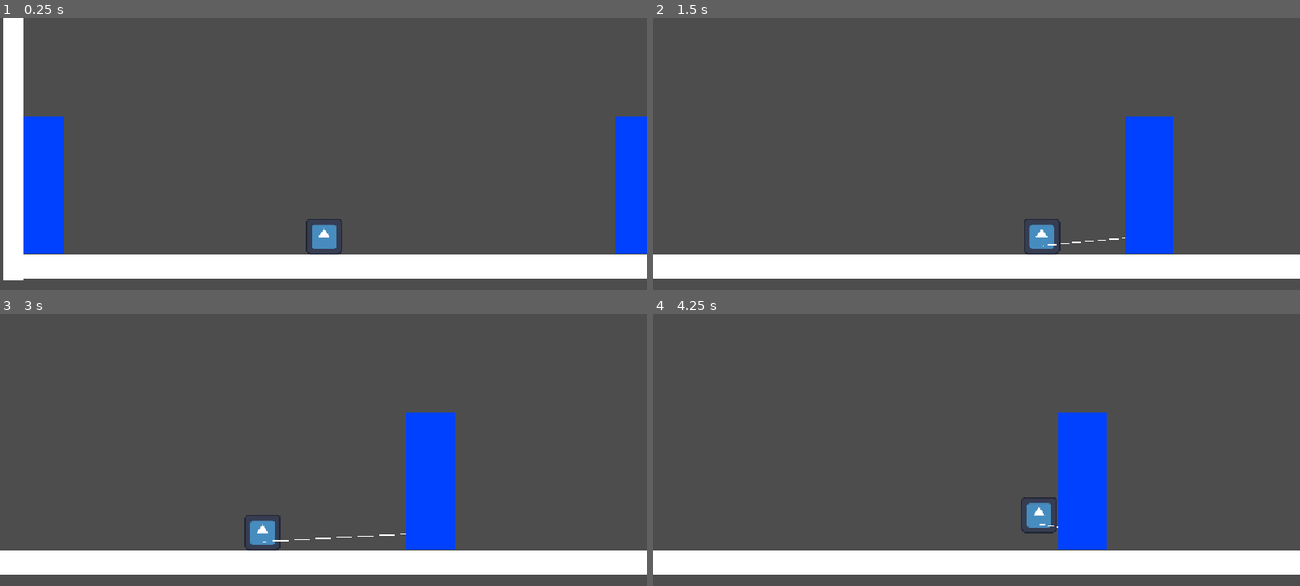
Above: before the commit, frames 1-4 (two rows, left to right).
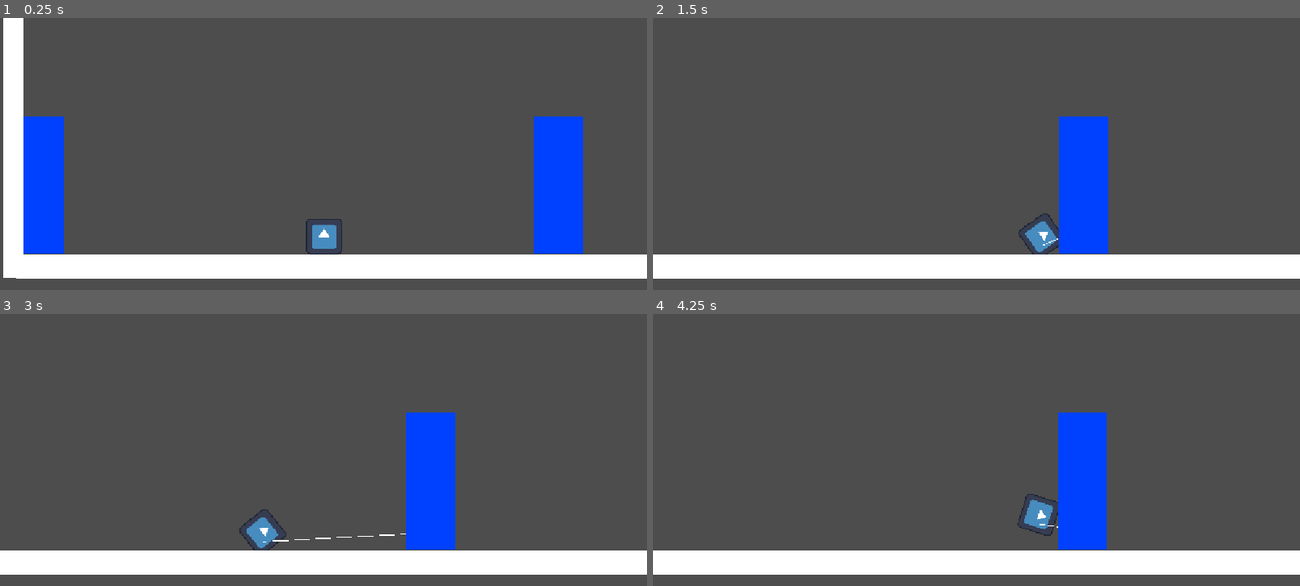
Above: after the commit, the same moments.

Repository: KaileyCo/SpiderKing
Game: Godot game, scene res://scenes/scene_one.tscn
The game is run twice, just before and just after one commit, with the same random seed, the same clock (stepped at 60 frames per second) and the same inputs. The project has no main scene, so this scene is started directly. The engine's default icon, where the game draws it, is replaced by a stand-in: a white triangle on a blue panel in a dark square.
Inputs:
- Up to frame 1 (0.25 s): no input
- Up to frame 2 (1.5 s): tap Enter at 0.5 s; hold D (move_right) from 0.53 s (still down); tap Alt (grapple) at 0.6 s; tap Space (jump) at 0.77 s; tap Ctrl (grapple2) at 0.8, 1.35 s
- Up to frame 3 (3 s): tap Space (jump) at 1.52 s; tap Alt (grapple) at 1.55, 2.1 s; release D (move_right) at 2.03 s; hold A (move_left) 2.03-2.78 s; tap Ctrl (grapple2) at 2.3, 2.85 s; hold D (move_right) from 2.78 s (still down)
- Up to frame 4 (4.25 s): keep holding D (move_right); tap Space (jump) at 3.02, 3.77 s; tap Alt (grapple) at 3.05 s; tap Shift (shift) at 3.6 s; tap Ctrl (grapple2) at 3.8 s

The runs differ from the first frame. In frame 1, 6.3% of the frame differs, in the area x 0-100%, y 36-97%; in frame 2, 7.9%, in the area x 56-81%, y 36-87%; in frame 3, 0.3%; in frame 4, 0.3%.

Commit message:
Stuff and things (Also toby fox)

Diff:
--- a/Gonzalo - Godot Movement Test/player/player_2d.gd
+++ b/Gonzalo - Godot Movement Test/player/player_2d.gd
@@ -103,6 +103,7 @@
 		handle_grapple_pull() # If being pulled by grapple
 	elif grapple_state == GrappleState.SWINGING:
 		handle_grapple_swing(direction, delta) # If swing via grapple
+		update_swing_rotation(delta)
 	elif dash_time_remaining > 0:
 		handle_dash(delta) # If dashing
 	else:
@@ -160,7 +161,7 @@
 	afterimage_time_remaining -= delta
 
 	velocity.x = dash_direction * DASH_SPEED # Dash speed
-	velocity.y = 0.0
+	velocity.y = 0.0 # Not falling or rising
 	if afterimage_time_remaining <= 0:
 		create_afterimage()
 		afterimage_time_remaining = AFTERIMAGE_INTERVAL
@@ -187,6 +188,7 @@
 			air_dash_available = true
 
 	# Normal horizontal movement briefly disabled after a wall jump.
+	# Creates that "bounce" off the wall
 	if wall_jump_control_time <= 0:
 		if direction != 0:
 			var target_velocity := direction * SPEED
@@ -227,6 +229,7 @@
 		air_dash_available = false
 
 func try_start_grapple(should_pull: bool) -> void:
+	# Gets direction based on movement inputs
 	var aim_direction := Input.get_vector(
 		"move_left",
 		"move_right",
@@ -306,6 +309,9 @@
 	grapple_state = GrappleState.IDLE
 	grapple_rope.hide()
 
+	# Character sprite no longer rotated
+	animated_sprite.rotation = 0.0
+
 	if not preserve_velocity:
 		velocity = Vector2.ZERO
 
@@ -346,3 +352,21 @@
 		velocity -= radial_direction * radial_velocity
 
 	velocity = velocity.limit_length(SWING_MAX_SPEED)
+
+func update_swing_rotation(delta: float) -> void:
+	# Get direction from player to grapple
+	var direction_to_hook := (
+		grapple_hit_point
+		- grapple_origin.global_position
+	).normalized()
+
+	# angle() treats right as zero degrees.
+	# Adding PI / 2 keeps an upright sprite upright when the hook is above it.
+	var target_rotation := direction_to_hook.angle() + PI / 2.0
+
+	# Rotate toward the rope's angle.
+	animated_sprite.rotation = lerp_angle(
+		animated_sprite.rotation,
+		target_rotation,
+		12.0 * delta
+	)
--- a/Gonzalo - Godot Movement Test/scenes/scene_one.tscn
+++ b/Gonzalo - Godot Movement Test/scenes/scene_one.tscn
@@ -1,6 +1,7 @@
 [gd_scene format=3 uid="uid://bb2m7bb24i48y"]
 
 [ext_resource type="PackedScene" uid="uid://dle8bmk2ftx0e" path="res://player/player_2d.tscn" id="1_11pc1"]
+[ext_resource type="AudioStream" uid="uid://c5yb72ufw3txt" path="res://audio/Spider Dance - Toby Fox.ogg" id="2_lafl4"]
 
 [sub_resource type="CanvasItemMaterial" id="CanvasItemMaterial_11pc1"]
 
@@ -32,92 +33,116 @@
 position = Vector2(298, 390)
 scale = Vector2(0.5, 0.5)
 
-[node name="Floor" type="StaticBody2D" parent="." unique_id=1084042524]
+[node name="AudioStreamPlayer" type="AudioStreamPlayer" parent="." unique_id=141199382]
+stream = ExtResource("2_lafl4")
+volume_db = 2.69
+autoplay = true
+
+[node name="Node2D" type="Node2D" parent="." unique_id=695922556]
+
+[node name="Floor" type="StaticBody2D" parent="Node2D" unique_id=1084042524]
 material = SubResource("CanvasItemMaterial_11pc1")
 
-[node name="CollisionShape2D" type="CollisionShape2D" parent="Floor" unique_id=854646081]
+[node name="CollisionShape2D" type="CollisionShape2D" parent="Node2D/Floor" unique_id=854646081]
 material = SubResource("CanvasItemMaterial_lafl4")
 position = Vector2(1276.25, 628)
 shape = SubResource("RectangleShape2D_cf7qs")
 
-[node name="Sprite2D" type="Sprite2D" parent="Floor" unique_id=1913766332]
+[node name="Sprite2D" type="Sprite2D" parent="Node2D/Floor" unique_id=1913766332]
 position = Vector2(1274.5488, 626.93256)
 scale = Vector2(-2552.7007, 44.26843)
 texture = SubResource("CanvasTexture_0tnrl")
 
-[node name="Roof" type="StaticBody2D" parent="." unique_id=105670485]
+[node name="Roof" type="StaticBody2D" parent="Node2D" unique_id=105670485]
 material = SubResource("CanvasItemMaterial_11pc1")
-position = Vector2(5, -614)
+position = Vector2(5, -3200)
 
-[node name="CollisionShape2D" type="CollisionShape2D" parent="Roof" unique_id=1239300406]
+[node name="CollisionShape2D" type="CollisionShape2D" parent="Node2D/Roof" unique_id=1239300406]
 material = SubResource("CanvasItemMaterial_lafl4")
 position = Vector2(1276.25, 628)
 shape = SubResource("RectangleShape2D_cf7qs")
 
-[node name="Sprite2D" type="Sprite2D" parent="Roof" unique_id=648717556]
+[node name="Sprite2D" type="Sprite2D" parent="Node2D/Roof" unique_id=648717556]
 position = Vector2(1274.5488, 626.93256)
 scale = Vector2(-2552.7007, 44.26843)
 texture = SubResource("CanvasTexture_0tnrl")
 
-[node name="Wall" type="StaticBody2D" parent="." unique_id=488922243]
+[node name="Wall" type="StaticBody2D" parent="Node2D" unique_id=488922243]
 position = Vector2(-4, 359)
 
-[node name="CollisionShape2D" type="CollisionShape2D" parent="Wall" unique_id=1039367031]
+[node name="CollisionShape2D" type="CollisionShape2D" parent="Node2D/Wall" unique_id=1039367031]
 position = Vector2(45.5, 122)
 shape = SubResource("RectangleShape2D_0tnrl")
 
-[node name="Sprite2D" type="Sprite2D" parent="Wall" unique_id=1666306799]
+[node name="Sprite2D" type="Sprite2D" parent="Node2D/Wall" unique_id=1666306799]
 modulate = Color(0, 0.25490198, 1, 1)
 position = Vector2(44.75, 121.74999)
 scale = Vector2(86.5, 244.49998)
 texture = SubResource("CanvasTexture_cf7qs")
 
-[node name="Wall2" type="StaticBody2D" parent="." unique_id=2083230485]
-position = Vector2(1064, 359)
+[node name="Roof2" type="StaticBody2D" parent="Node2D" unique_id=1759640720]
+material = SubResource("CanvasItemMaterial_11pc1")
+position = Vector2(-41, -568)
+scale = Vector2(0.5, 1)
 
-[node name="CollisionShape2D" type="CollisionShape2D" parent="Wall2" unique_id=1545308681]
+[node name="CollisionShape2D" type="CollisionShape2D" parent="Node2D/Roof2" unique_id=203006700]
+material = SubResource("CanvasItemMaterial_lafl4")
+position = Vector2(1276.25, 628)
+shape = SubResource("RectangleShape2D_cf7qs")
+
+[node name="Sprite2D" type="Sprite2D" parent="Node2D/Roof2" unique_id=1618555235]
+position = Vector2(1274.5488, 626.93256)
+scale = Vector2(-2552.7007, 44.26843)
+texture = SubResource("CanvasTexture_0tnrl")
+
+[node name="Border" type="StaticBody2D" parent="Node2D" unique_id=249138189]
+position = Vector2(18, 670)
+scale = Vector2(1, -5)
+
+[node name="CollisionShape2D" type="CollisionShape2D" parent="Node2D/Border" unique_id=1219733507]
+position = Vector2(-24, 326.25)
+shape = SubResource("RectangleShape2D_cop04")
+
+[node name="Sprite2D" type="Sprite2D" parent="Node2D/Border" unique_id=1218593799]
+position = Vector2(-23.846598, 326.8093)
+scale = Vector2(-36.42653, 644.3518)
+texture = SubResource("CanvasTexture_cop04")
+
+[node name="Wall2" type="StaticBody2D" parent="Node2D" unique_id=2083230485]
+position = Vector2(920, 359)
+
+[node name="CollisionShape2D" type="CollisionShape2D" parent="Node2D/Wall2" unique_id=1545308681]
 position = Vector2(45.5, 122)
 shape = SubResource("RectangleShape2D_0tnrl")
 
-[node name="Sprite2D" type="Sprite2D" parent="Wall2" unique_id=560255884]
+[node name="Sprite2D" type="Sprite2D" parent="Node2D/Wall2" unique_id=560255884]
 modulate = Color(0, 0.25490198, 1, 1)
 position = Vector2(44.75, 121.74999)
 scale = Vector2(86.5, 244.49998)
 texture = SubResource("CanvasTexture_cf7qs")
 
-[node name="Border" type="StaticBody2D" parent="." unique_id=249138189]
-position = Vector2(18, 1)
-
-[node name="CollisionShape2D" type="CollisionShape2D" parent="Border" unique_id=1219733507]
-position = Vector2(-24, 326.25)
-shape = SubResource("RectangleShape2D_cop04")
-
-[node name="Sprite2D" type="Sprite2D" parent="Border" unique_id=1218593799]
-position = Vector2(-23.846598, 326.8093)
-scale = Vector2(-36.42653, 644.3518)
-texture = SubResource("CanvasTexture_cop04")
-
-[node name="Border2" type="StaticBody2D" parent="." unique_id=1622345134]
-position = Vector2(2590, 1)
-
-[node name="CollisionShape2D" type="CollisionShape2D" parent="Border2" unique_id=1152144230]
-position = Vector2(-24, 326.25)
-shape = SubResource("RectangleShape2D_cop04")
-
-[node name="Sprite2D" type="Sprite2D" parent="Border2" unique_id=241099368]
-position = Vector2(-23.846598, 326.8093)
-scale = Vector2(-36.42653, 644.3518)
-texture = SubResource("CanvasTexture_cop04")
-
-[node name="Block" type="StaticBody2D" parent="." unique_id=935149311]
+[node name="Block" type="StaticBody2D" parent="Node2D" unique_id=935149311]
 position = Vector2(1700, 320)
 scale = Vector2(2, 2)
 
-[node name="Sprite2D" type="Sprite2D" parent="Block" unique_id=1884919264]
+[node name="Sprite2D" type="Sprite2D" parent="Node2D/Block" unique_id=1884919264]
 modulate = Color(0, 0, 1, 1)
 position = Vector2(-1.9073486e-06, -1.9073486e-06)
 scale = Vector2(20.000004, 20.000004)
 texture = SubResource("CanvasTexture_owx78")
 
-[node name="CollisionShape2D" type="CollisionShape2D" parent="Block" unique_id=9686884]
+[node name="CollisionShape2D" type="CollisionShape2D" parent="Node2D/Block" unique_id=9686884]
 shape = SubResource("RectangleShape2D_x0ysr")
+
+[node name="Border2" type="StaticBody2D" parent="Node2D" unique_id=1622345134]
+position = Vector2(2590, 670)
+scale = Vector2(1, -5)
+
+[node name="CollisionShape2D" type="CollisionShape2D" parent="Node2D/Border2" unique_id=1152144230]
+position = Vector2(-24, 326.25)
+shape = SubResource("RectangleShape2D_cop04")
+
+[node name="Sprite2D" type="Sprite2D" parent="Node2D/Border2" unique_id=241099368]
+position = Vector2(-23.846598, 326.8093)
+scale = Vector2(-36.42653, 644.3518)
+texture = SubResource("CanvasTexture_cop04")
Not shown, added: Gonzalo - Godot Movement Test/audio/Spider Dance - Toby Fox.ogg.import
Not shown, changed: Gonzalo - Godot Movement Test.zip
Not shown, added: Gonzalo - Godot Movement Test/audio/Spider Dance - Toby Fox.ogg
